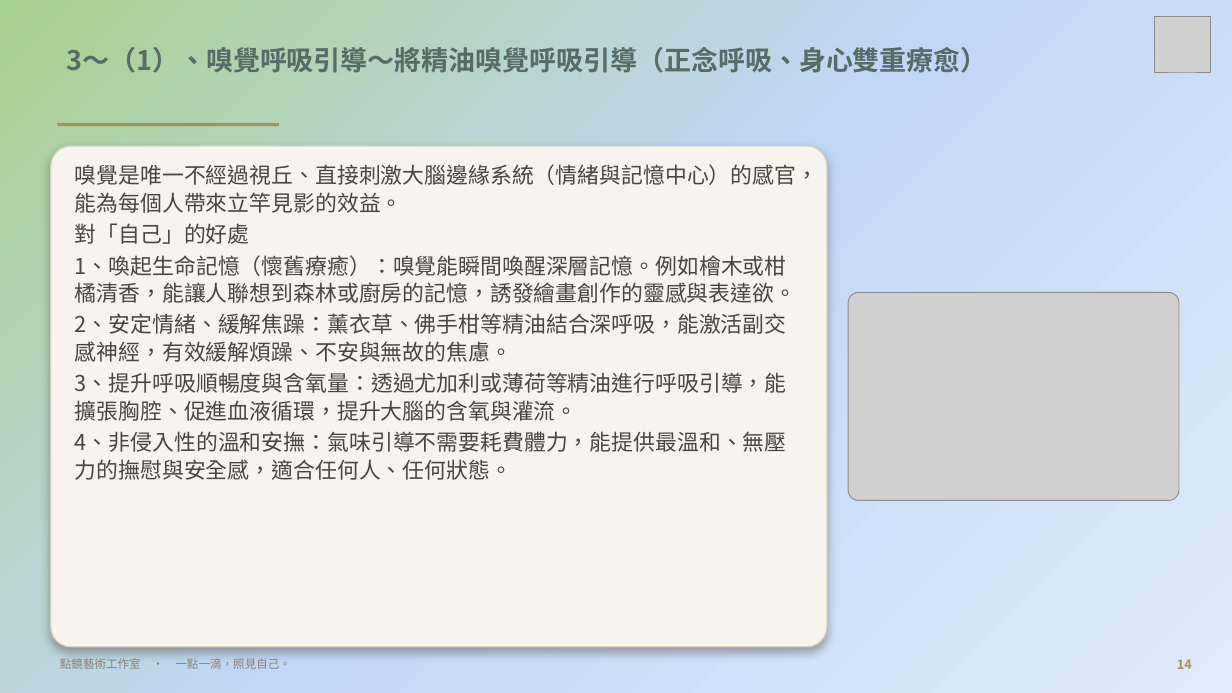
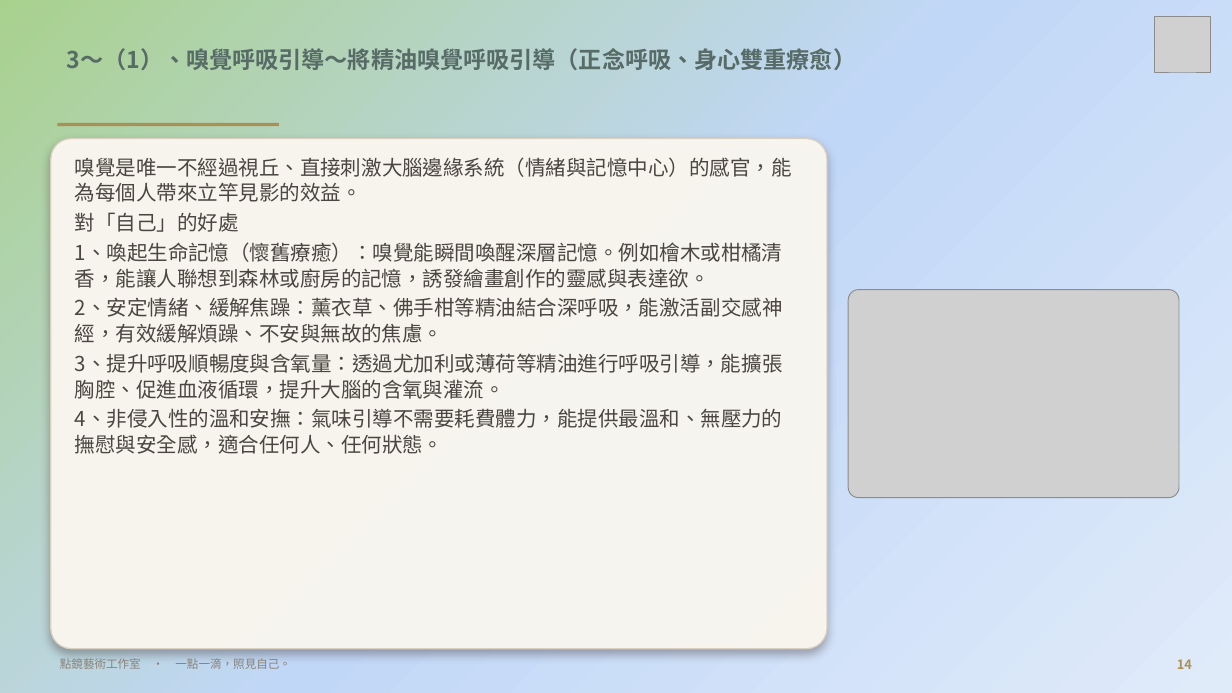
Before and after one commit to serina168/mandala-beginner, a slide deck: slide 14 of 繽紛五感體驗曼陀羅書籤畫_課程大綱.pptx. Drawn at 1232x693 pixels with LibreOffice and Linux fonts; fonts in the diff are those of the drawing; grey boxes stand for pictures; background and template pictures are left out. Boxes give left, top, right and bottom in pixels: in the first picture for what was removed or moved away, otherwise in the second. Text is boxed around its words. In the diff, an @@ line names an element or a change of style, - is before the commit and + after.

```diff
--- a/繽紛五感體驗曼陀羅書籤畫_課程大綱.pptx
+++ b/繽紛五感體驗曼陀羅書籤畫_課程大綱.pptx
@@ title "3～（1）、嗅覺呼吸引導～將精油嗅覺呼吸引導（正念呼吸、身心雙重療愈）" at (67,45,857,74): size 21 to 18 pt @@
@@ rounded rectangle: place and size @@
-rounded rectangle at (51,146,827,647)
+rounded rectangle at (51,139,827,649)
@@ text "嗅覺是唯一不經過視丘、直接刺激大腦邊緣系統（情緒與記憶中心）的感官，能為每個人帶來立竿見影的效益。": place and size @@
-text "嗅覺是唯一不經過視丘、直接刺激大腦邊緣系統（情緒與記憶中心）的感官，能為每個人帶來立竿見影的效益。" at (75,164,818,480)
+text "嗅覺是唯一不經過視丘、直接刺激大腦邊緣系統（情緒與記憶中心）的感官，能為每個人帶來立竿見影的效益。" at (75,157,792,454)
@@ text "嗅覺是唯一不經過視丘、直接刺激大腦邊緣系統（情緒與記憶中心）的感官，能為每個人帶來立竿見影的效益。" at (75,157,792,454): size 17 to 16 pt @@
```
Also in this commit, not shown: 17 other slides changed, 2 other files.
